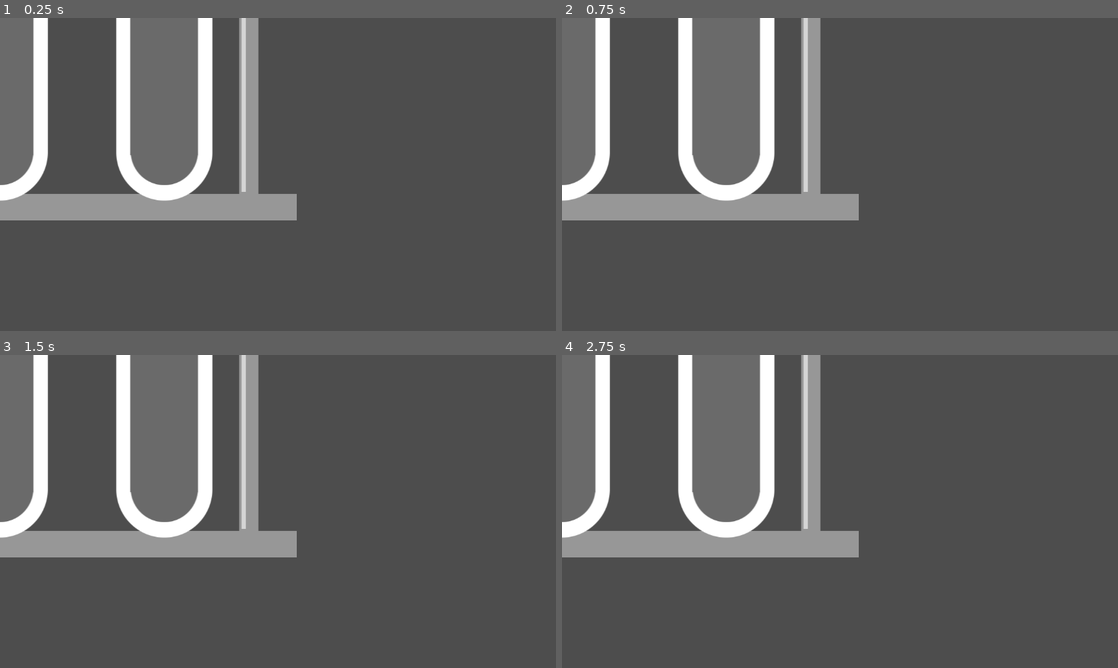
Above: before the commit, frames 1-4 (two rows, left to right).
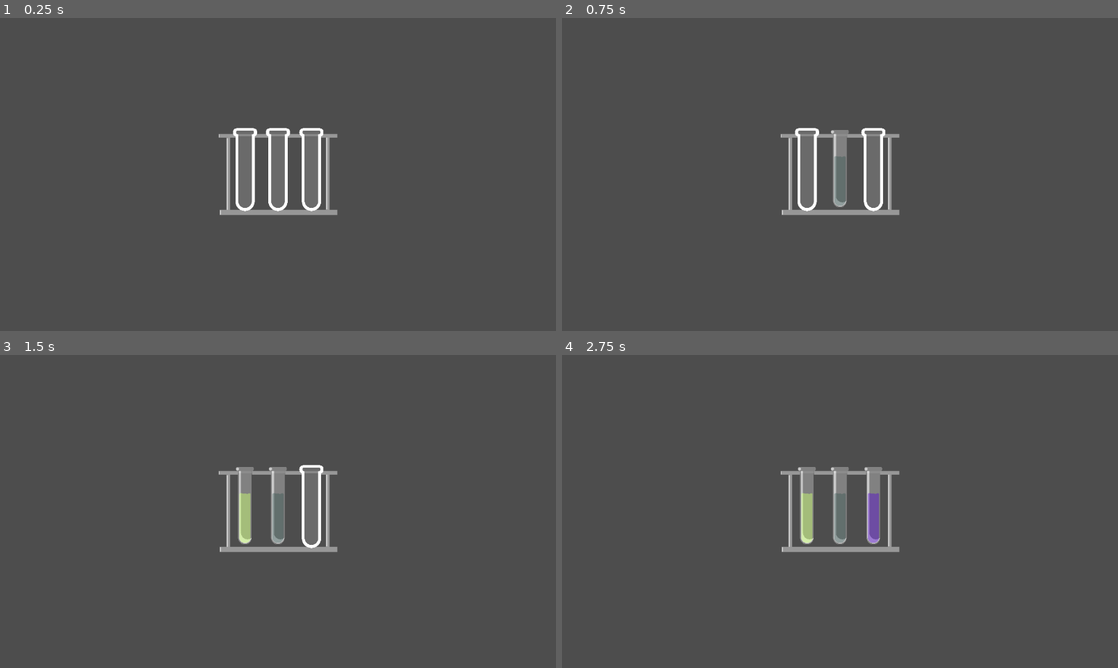
Above: after the commit, the same moments.

Repository: DevEhanTariq/godot-wild-jam-94
Game: Godot game, scene res://MainScenes/Workshop.tscn
Same seed, same stepped clock (60 frames per second), same inputs: the game is played once before the commit and once after it. Before the commit the project starts from res://MainScenes/StorageUnit.tscn.
Inputs (mouse positions are in pixels of both pictures, inside the frame that each line leads up to):
- Up to frame 1 (0.25 s): no input
- Up to frame 2 (0.75 s): click (840, 168) at 0.52 s
- Up to frame 3 (1.5 s): click (244, 505) at 1.27 s
- Up to frame 4 (2.75 s): click (873, 505) at 2.02 s

The runs differ from the first frame. In frame 1, 23% of the frame differs, in the area x 0-61%, y 0-65%; in frame 2, 22%; in frame 3, 22%; in frame 4, 22%.

Commit message:
Feat: Added an info graphic when hovering over a Test Tube (unfinished)
- Added an info graphic when hovering over a Test Tube (unfinished)

Diff:
--- /dev/null
+++ b/ExtraScenes/InfoHover.tscn
@@ -0,0 +1,5 @@
+[gd_scene format=3 uid="uid://ca0cjwsypt5vc"]
+
+[node name="InfoHover" type="Node2D" unique_id=1545355480]
+
+[node name="Sprite2D" type="Sprite2D" parent="." unique_id=147396572]
--- a/ExtraScenes/TestTubeOutline.tscn
+++ b/ExtraScenes/TestTubeOutline.tscn
@@ -2,6 +2,7 @@
 
 [ext_resource type="Script" uid="uid://c4ybd86u5s4xk" path="res://ExtraScenes/test_tube_outline.gd" id="1_ab50o"]
 [ext_resource type="Texture2D" uid="uid://bydb5p5pxhclm" path="res://Assets/Art/TestTubeOutline.png" id="1_c8gxo"]
+[ext_resource type="PackedScene" uid="uid://cwi0p3x61bghe" path="res://ExtraScenes/TestTubeRenderer.tscn" id="3_ci801"]
 
 [node name="TestTubeOutline" type="Node2D" unique_id=398721132]
 script = ExtResource("1_ab50o")
@@ -14,4 +15,8 @@
 icon = ExtResource("1_c8gxo")
 flat = true
 
+[node name="TestTube" parent="." unique_id=168604631 instance=ExtResource("3_ci801")]
+visible = false
+position = Vector2(-2, -10)
+
 [connection signal="pressed" from="Button" to="." method="_on_button_pressed"]
--- a/ExtraScenes/TestTubeRack.tscn
+++ b/ExtraScenes/TestTubeRack.tscn
@@ -15,4 +15,4 @@
 position = Vector2(-341, -50)
 
 [node name="TestTubeOutline3" parent="." unique_id=2085203216 instance=ExtResource("2_afmo7")]
-position = Vector2(341, -50)
+position = Vector2(347, -50)
--- a/ExtraScenes/TestTubeRenderer.tscn
+++ b/ExtraScenes/TestTubeRenderer.tscn
@@ -5,6 +5,7 @@
 [ext_resource type="Texture2D" uid="uid://cclne66f1oxgt" path="res://Assets/Art/TestTubeLiquid.png" id="2_stytp"]
 
 [sub_resource type="ShaderMaterial" id="ShaderMaterial_lthjr"]
+resource_local_to_scene = true
 shader = ExtResource("2_sb7us")
 shader_parameter/tint_color = Color(1, 1, 1, 1)
 
--- a/ExtraScenes/TestTubeRendererController.gd
+++ /dev/null
@@ -1,13 +0,0 @@
-extends Node
-
-@onready var sprite = $TestTubeBottomLayer/Liquid
-
-# Called when the node enters the scene tree for the first time.
-func _ready() -> void:
-	var mat = sprite.material as ShaderMaterial
-	mat.set_shader_parameter("tint_color", Color(1.0, 1.0, 1.0, 1.0)) # red
-
-
-# Called every frame. 'delta' is the elapsed time since the previous frame.
-func _process(delta: float) -> void:
-	pass
--- /dev/null
+++ b/ExtraScenes/info_hover.gd
@@ -0,0 +1,11 @@
+extends Node2D
+
+
+# Called when the node enters the scene tree for the first time.
+func _ready() -> void:
+	pass # Replace with function body.
+
+
+# Called every frame. 'delta' is the elapsed time since the previous frame.
+func _process(delta: float) -> void:
+	pass
--- a/ExtraScenes/test_tube_outline.gd
+++ b/ExtraScenes/test_tube_outline.gd
@@ -12,4 +12,11 @@
 
 func _on_button_pressed() -> void:
 	var Outline = $Button
+	var TestTube = $TestTube
+	var TestTubeLiquid = $TestTube/TestTubeBottomLayer/Liquid
+
+	var mat = TestTubeLiquid.material as ShaderMaterial
+	mat.set_shader_parameter("tint_color", Color(randf_range(0.0, 1.0), randf_range(0.0, 1.0), randf_range(0.0, 1.0), 1.0))
+
 	Outline.visible = false
+	TestTube.visible = true
--- a/MainScenes/StorageUnit.tscn
+++ /dev/null
@@ -1,11 +0,0 @@
-[gd_scene format=3 uid="uid://db6xpf45qwui5"]
-
-[ext_resource type="PackedScene" uid="uid://calr80v4crctk" path="res://ExtraScenes/TestTubeRack.tscn" id="1_464uu"]
-
-[node name="Node" type="Node" unique_id=980191888]
-
-[node name="Camera2D" type="Camera2D" parent="." unique_id=1235409324]
-enabled = false
-zoom = Vector2(0.5, 0.5)
-
-[node name="TestTubeRack" parent="." unique_id=1648364924 instance=ExtResource("1_464uu")]
--- /dev/null
+++ b/MainScenes/Workshop.tscn
@@ -0,0 +1,10 @@
+[gd_scene format=3 uid="uid://db6xpf45qwui5"]
+
+[ext_resource type="PackedScene" uid="uid://calr80v4crctk" path="res://ExtraScenes/TestTubeRack.tscn" id="1_464uu"]
+
+[node name="Node" type="Node" unique_id=980191888]
+
+[node name="TestTubeRack" parent="." unique_id=1648364924 instance=ExtResource("1_464uu")]
+
+[node name="Camera2D" type="Camera2D" parent="." unique_id=358243922]
+zoom = Vector2(0.2, 0.2)
Binary file added: Assets/Art/InfoHover.png
Not shown, added: Assets/Art/InfoHover.png.import
Not shown, removed: ExtraScenes/TestTubeRendererController.gd.uid
Not shown, added: ExtraScenes/info_hover.gd.uid
Not shown, added: Assets/Fonts/Pixelify_Sans,Science_Gothic.zip
